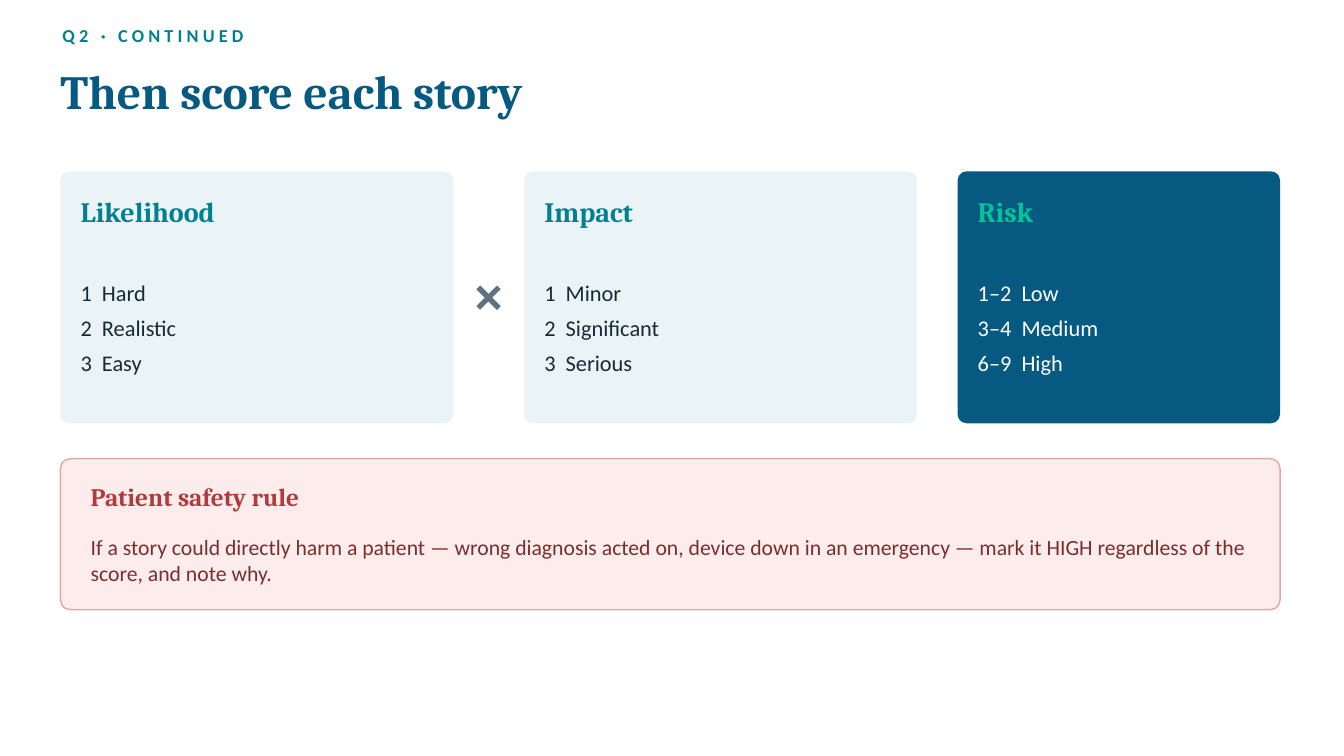
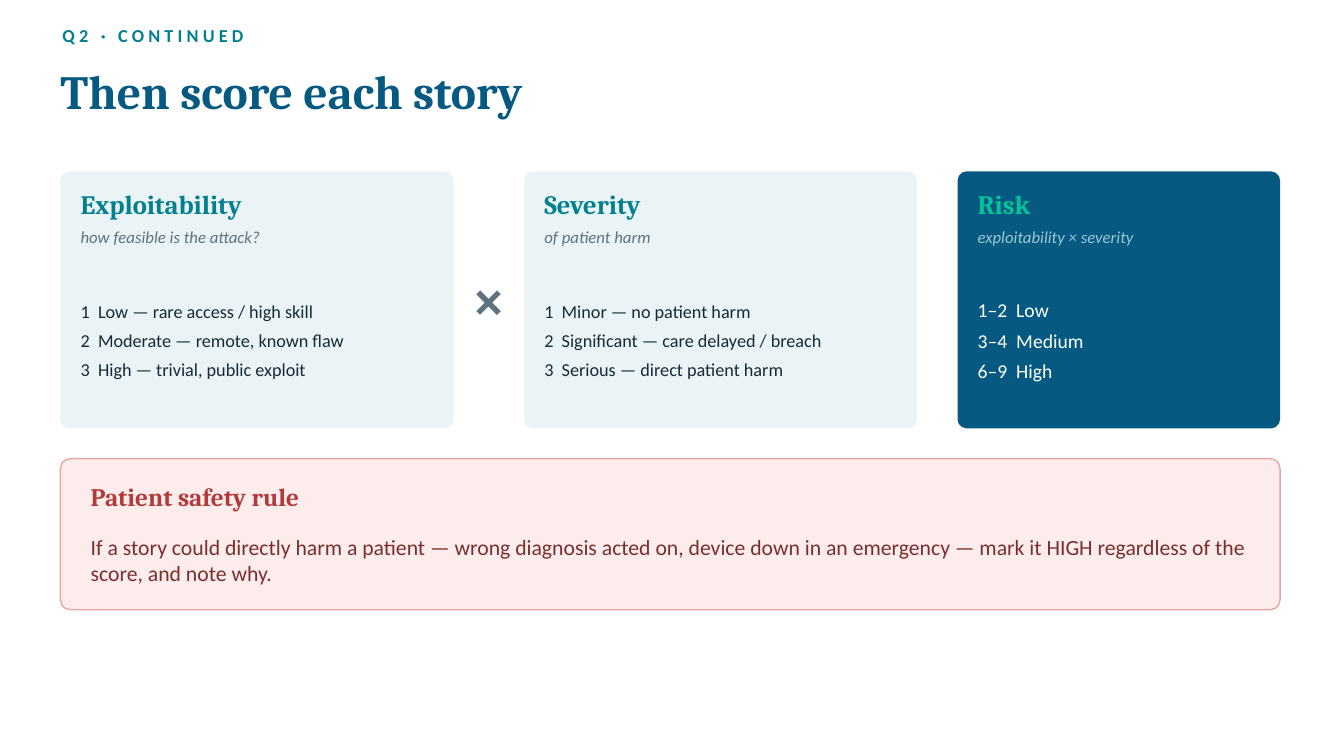
Before and after one commit to futik/threat-modeling-workshop, a slide deck: slide 11 of slides/workshop-intro-slides.pptx. Drawn at 1344x756 pixels with LibreOffice and Linux fonts; fonts in the diff are those of the drawing. Boxes give left, top, right and bottom in pixels: in the first picture for what was removed or moved away, otherwise in the second. Text is boxed around its words. In the diff, an @@ line names an element or a change of style, - is before the commit and + after.

Commit message:
Switch risk method to Exploitability x Severity (FDA-aligned) across template, docx, Q2, guide, prompts, slides

```diff
--- a/slides/workshop-intro-slides.pptx
+++ b/slides/workshop-intro-slides.pptx
@@ rounded rectangle: place and size @@
-rounded rectangle at <box>60,171,454,423</box>
+rounded rectangle at <box>60,171,454,429</box>
@@ rounded rectangle: place and size @@
-rounded rectangle at <box>524,171,918,423</box>
+rounded rectangle at <box>524,171,918,429</box>
@@ proportions changed in 3 elements at <box>60,171,454,429</box>, <box>524,171,918,429</box>, <box>958,171,1280,429</box> @@
@@ rounded rectangle: place and size @@
-rounded rectangle at <box>958,171,1280,423</box>
+rounded rectangle at <box>958,171,1280,429</box>
@@ text removed at <box>81,202,215,223</box> @@
-Likelihood
@@ text added at <box>81,195,242,220</box>, 19 pt, text #028090, bold @@
+Exploitability
@@ text removed at <box>544,203,633,228</box> @@
-Impact
@@ text added at <box>544,195,640,220</box>, 19 pt, text #028090, bold @@
+Severity
@@ text "Risk" at <box>978,196,1031,214</box>: size 20 to 19 pt @@
@@ text added at <box>81,231,260,245</box>, 12 pt, text #5F7280, italic @@
+how feasible is the attack?
@@ text added at <box>544,231,650,246</box>, 12 pt, text #5F7280, italic @@
+of patient harm
@@ text added at <box>978,231,1134,246</box>, 12 pt, text #9DC6D2, italic @@
+exploitability × severity
@@ text "×": place and size @@
-text "×" at <box>459,242,519,343</box>
+text "×" at <box>459,247,519,348</box>
@@ text "1–2 Low": place and size @@
-text "1–2 Low" at <box>978,286,1099,375</box>
+text "1–2 Low" at <box>978,304,1083,382</box>
@@ text "1–2 Low" at <box>978,304,1083,382</box>: size 16 to 14 pt; less space between paragraphs @@
@@ text at <box>81,305,343,379</box>: text changed; size 16 to 13 pt @@
-1 Hard
-2 Realistic
-3 Easy
+1 Low — rare access / high skill
+2 Moderate — remote, known flaw
+3 High — trivial, public exploit
@@ text at <box>544,305,822,379</box>: text changed; size 16 to 13 pt @@
-1 Minor
-2 Significant
-3 Serious
+1 Minor — no patient harm
+2 Significant — care delayed / breach
+3 Serious — direct patient harm
```
Also in this commit, not shown: 1 other slide changed, 9 other files.
